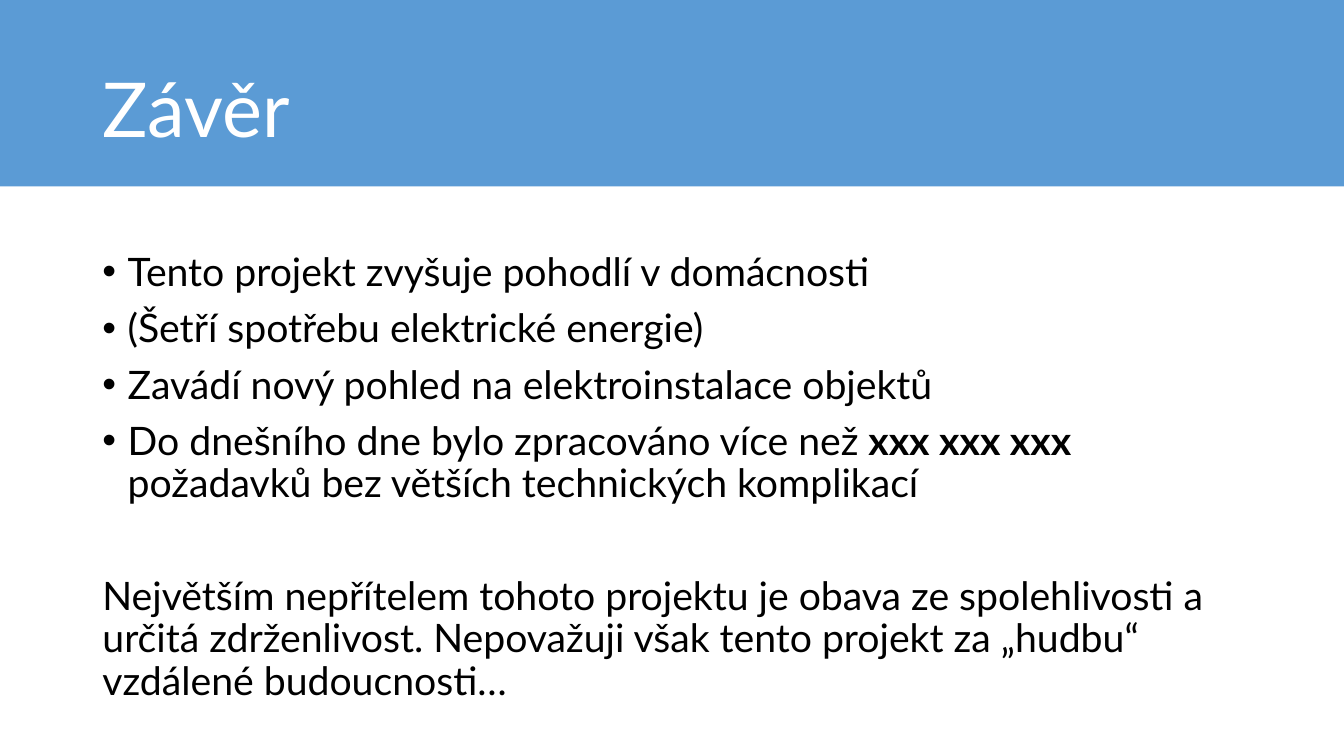
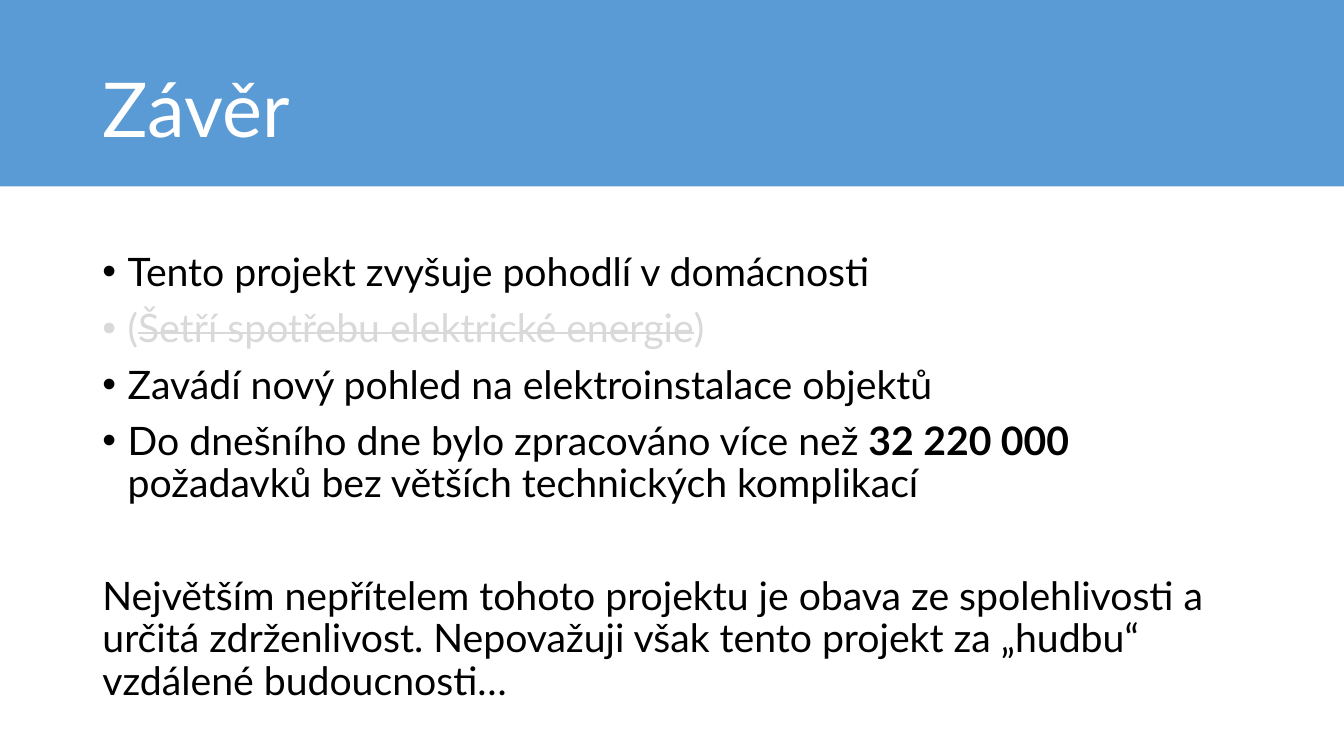
Before and after one commit to mrtnzlml-archive/Real-time-WS, a slide deck: slide 7 of obhajoba.pptx. Drawn at 1344x756 pixels with LibreOffice and Linux fonts; fonts in the diff are those of the drawing. Boxes give left, top, right and bottom in pixels: in the first picture for what was removed or moved away, otherwise in the second. Text is boxed around its words. In the diff, an @@ line names an element or a change of style, - is before the commit and + after.

```diff
--- a/obhajoba.pptx
+++ b/obhajoba.pptx
@@ text at <box>128,304,704,351</box>: text colour #000000 to #D9D9D9, strikethrough on in "(Šetří spotřebu elektrické energie)" @@
@@ text at <box>128,426,1069,504</box>: text changed @@
-• Do dnešního dne bylo zpracováno více než xxx xxx xxx požadavků bez větších technických komplikací
+• Do dnešního dne bylo zpracováno více než 32 220 000 požadavků bez větších technických komplikací
```
Also in this commit, not shown: 1 other slide changed, 14 other files.
